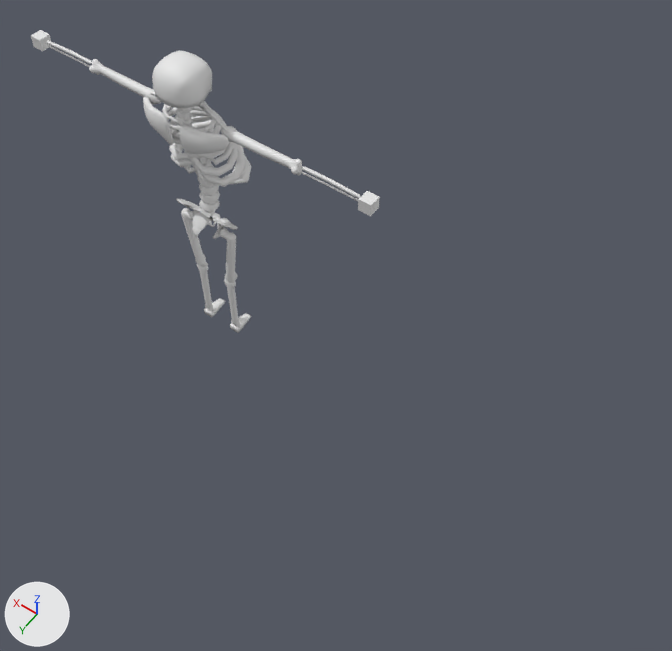
The Blender file 3DObjects/Skeletoni.blend: old version first, new version second.
Both versions are drawn from a camera (50 mm lens) standing at (-15.12, 14.31, 25.9) and looking at (-5.52, 0.88, 4.79). The axes (+X, +Y, +Z) are drawn at lower left. The lights are the same throughout.

The older version as bpy lines, for what is in view:
```python
me_cube = bpy.data.meshes.new('Cube')
me_cube.from_pydata(...)  # 4152 vertices, 4082 faces; spans x -6.11..6.11, y -1.31..0.88, z -5.16..5.93
me_cube.materials.append(mat_material)  # white #e7e7e7
ob_cube = bpy.data.objects.new('Cube', me_cube)
ob_cube.location = (0.0, 0.0, 5.19)
```
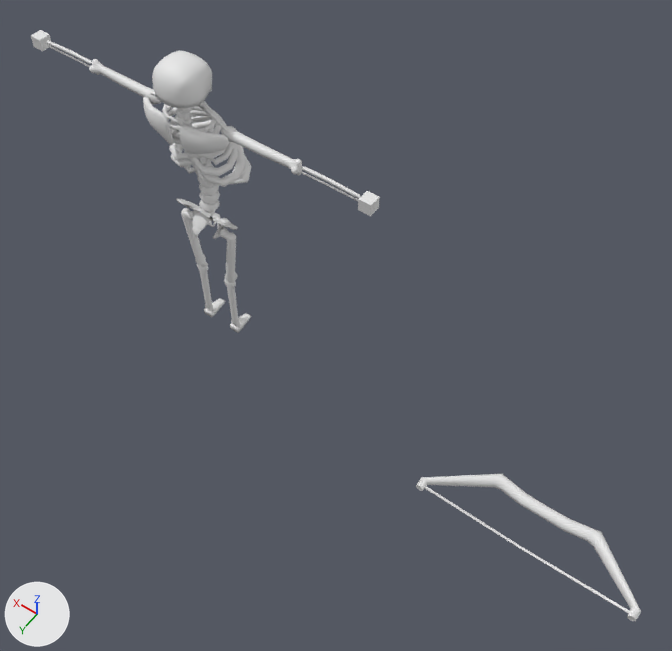
Where the change shows, as pixel boxes (x1, y1, x2, y2) in the pictures (672 x 651 px):
'Cube.001', added
    after: (416, 474, 641, 621)

What changed in the scene script:
```text
Add me_cube_001:
    me_cube_001.from_pydata(...)  # 100 vertices, 100 faces; spans x -18.4..18.4, y -1.8..7.7, z -1.2..1.2
Add ob_cube_001:
    ob_cube_001 = bpy.data.objects.new('Cube.001', me_cube_001)
    ob_cube_001.location = (-12.71, 0.0, 0.0)
    ob_cube_001.scale = (0.201, 0.201, 0.201)
```
